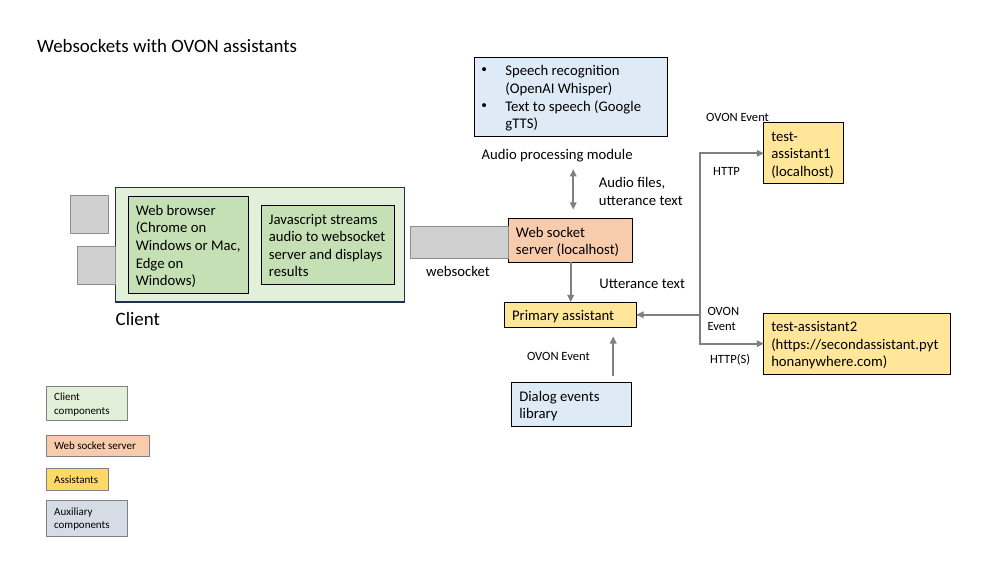
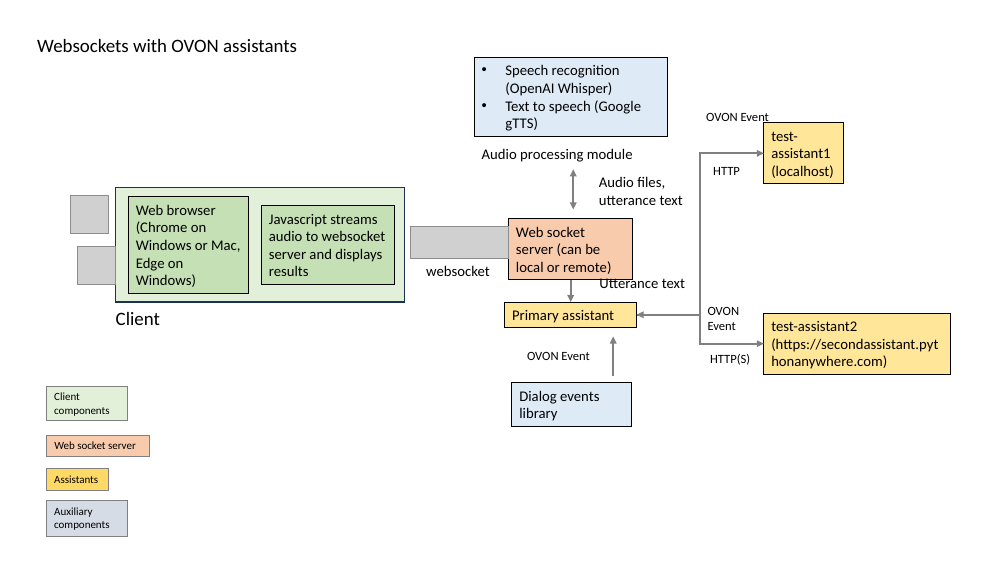
Before and after one commit to open-voice-interoperability/implementation-examples, a slide deck: slide 1 of websockets/system.pptx. Drawn at 1008x567 pixels with LibreOffice and Linux fonts; fonts in the diff are those of the drawing; grey boxes stand for pictures. Boxes give left, top, right and bottom in pixels: in the first picture for what was removed or moved away, otherwise in the second. Text is boxed around its words. In the diff, an @@ line names an element or a change of style, - is before the commit and + after.

```diff
--- a/websockets/system.pptx
+++ b/websockets/system.pptx
@@ rectangle "Web socket server (can be ..." resized from (x1=509, y1=219, x2=633, y2=262) to (x1=509, y1=219, x2=633, y2=280) @@
@@ text in rectangle at (x1=516, y1=226, x2=611, y2=274): text changed @@
-Web socket server (localhost)
+Web socket server (can be local or remote)
@@ arrow moved from (571, 262) - (571, 302) to (571, 280) - (571, 302) @@
```
Also in this commit, not shown: 3 other files.
